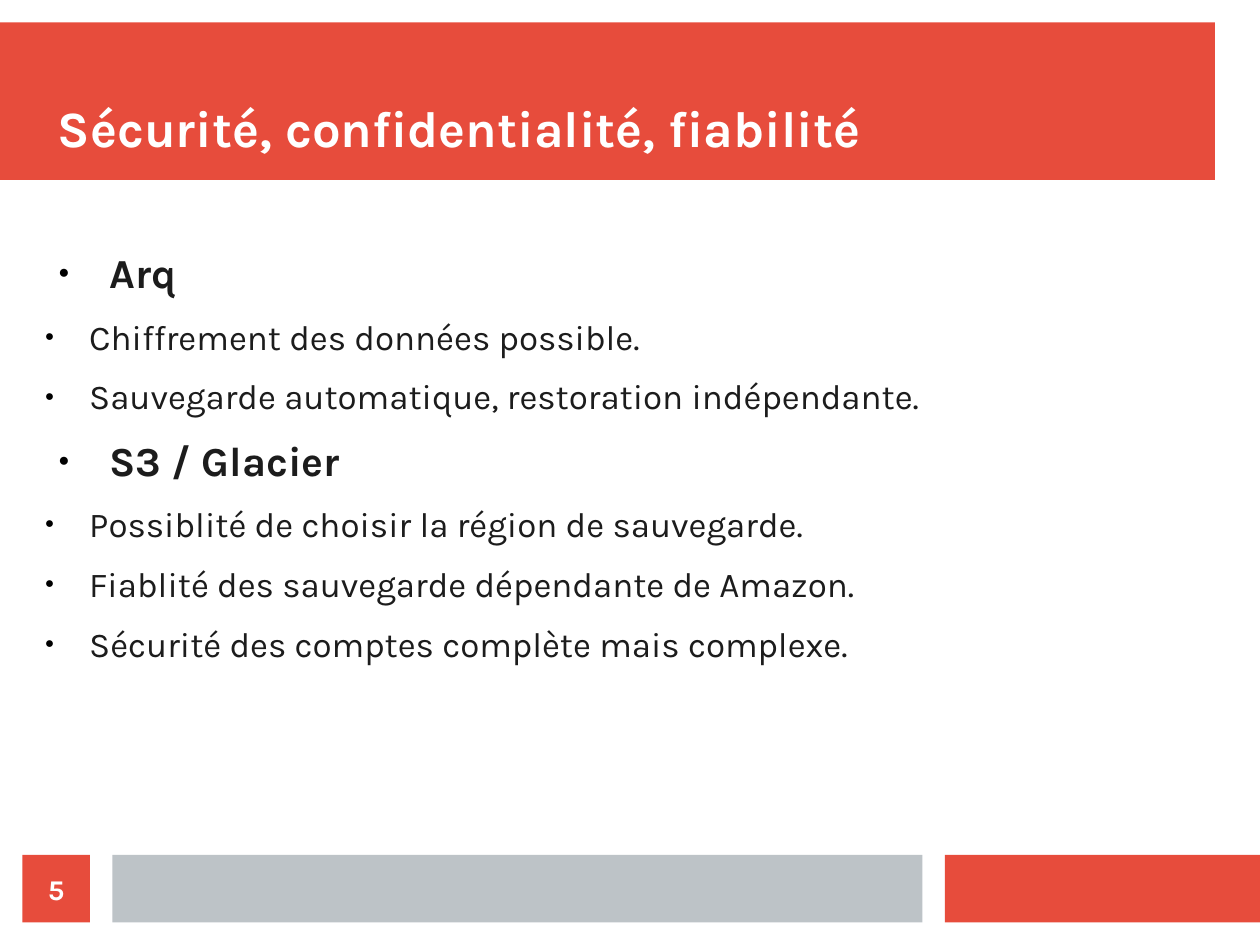
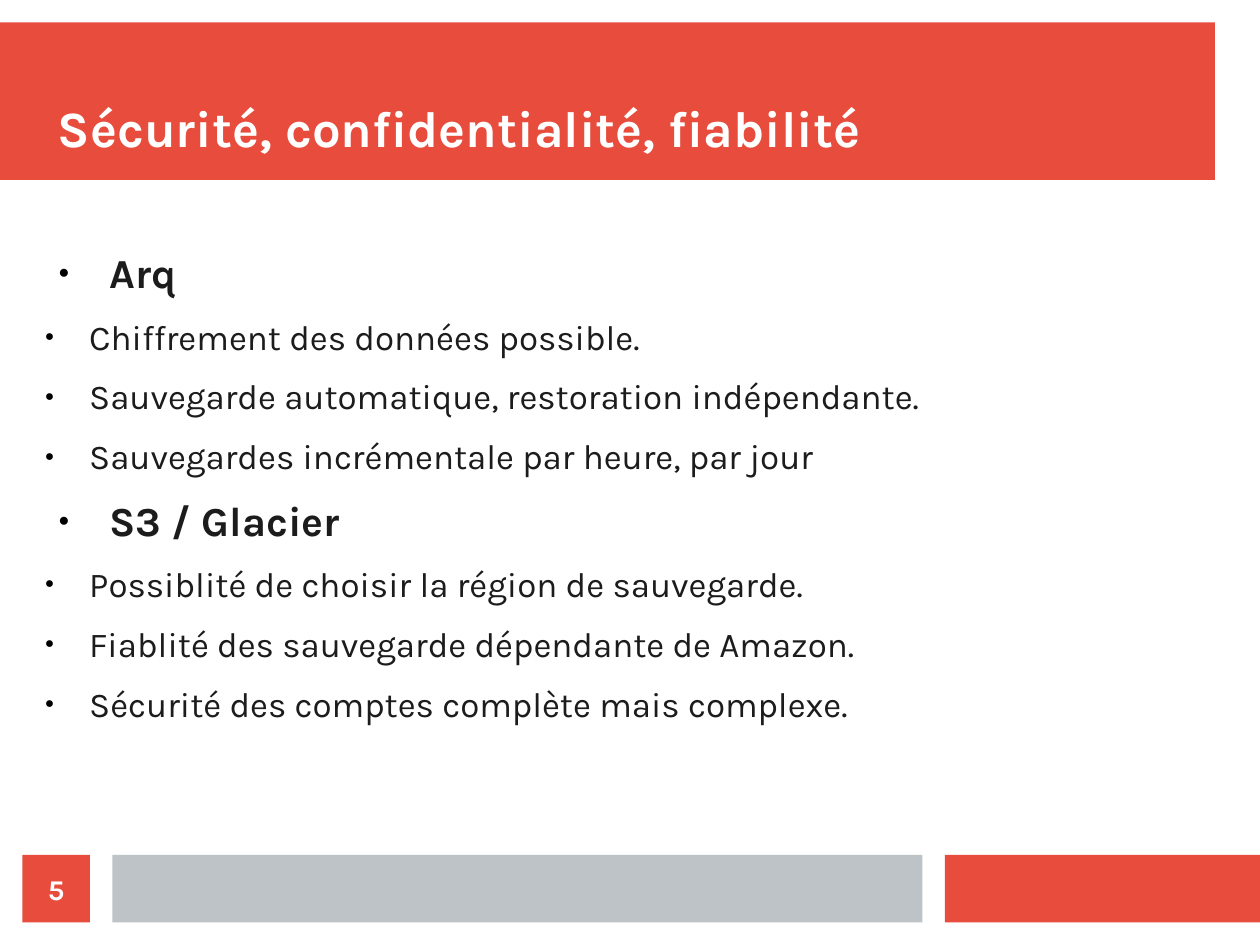
Before and after one commit to Nyahon/AIT, a slide deck: slide 5 of AIT_Amazon_Presentation.odp. Drawn at 1260x945 pixels with LibreOffice and Linux fonts; fonts in the diff are those of the drawing. Boxes give left, top, right and bottom in pixels: in the first picture for what was removed or moved away, otherwise in the second. Text is boxed around its words. In the diff, an @@ line names an element or a change of style, - is before the commit and + after.

```diff
--- a/AIT_Amazon_Presentation.odp
+++ b/AIT_Amazon_Presentation.odp
@@ text at <box>89,442,813,478</box>: paragraph added @@
+  ● Sauvegardes incrémentale par heure, par jour
```
Also in this commit, not shown: 2 other slides changed.
